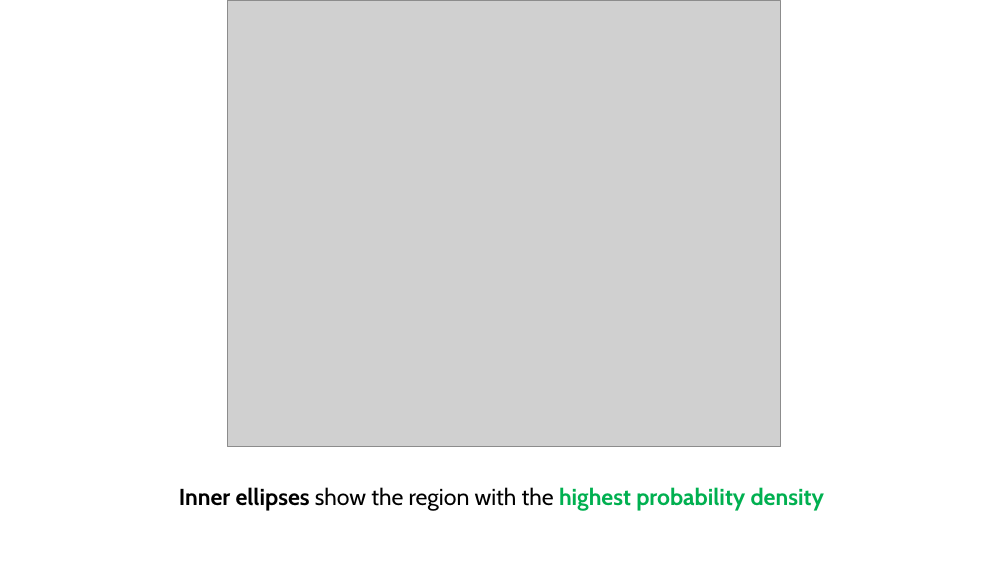
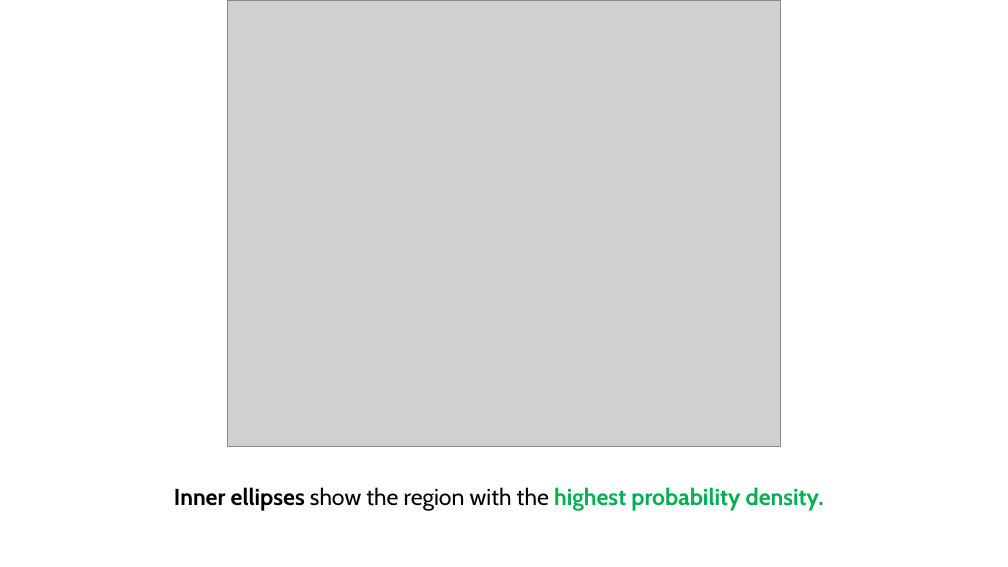
Before and after one commit to robitussin/CCADMACL, a slide deck: slide 47 of 8 - Gaussian Mixture Models/Introduction to Gaussian Mixture Models.pptx (slide 44 before the commit). Drawn at 1008x567 pixels with LibreOffice and Linux fonts; fonts in the diff are those of the drawing; grey boxes stand for pictures. Boxes give left, top, right and bottom in pixels: in the first picture for what was removed or moved away, otherwise in the second. Text is boxed around its words. In the diff, an @@ line names an element or a change of style, - is before the commit and + after.

```diff
--- a/8 - Gaussian Mixture Models/Introduction to Gaussian Mixture Models.pptx
+++ b/8 - Gaussian Mixture Models/Introduction to Gaussian Mixture Models.pptx
@@ text at (x1=174, y1=487, x2=824, y2=511): text changed @@
-Inner ellipses show the region with the highest probability density
+Inner ellipses show the region with the highest probability density.
```
Also in this commit, not shown: 4 other slides changed, 19 slides added, 1 slide removed.
